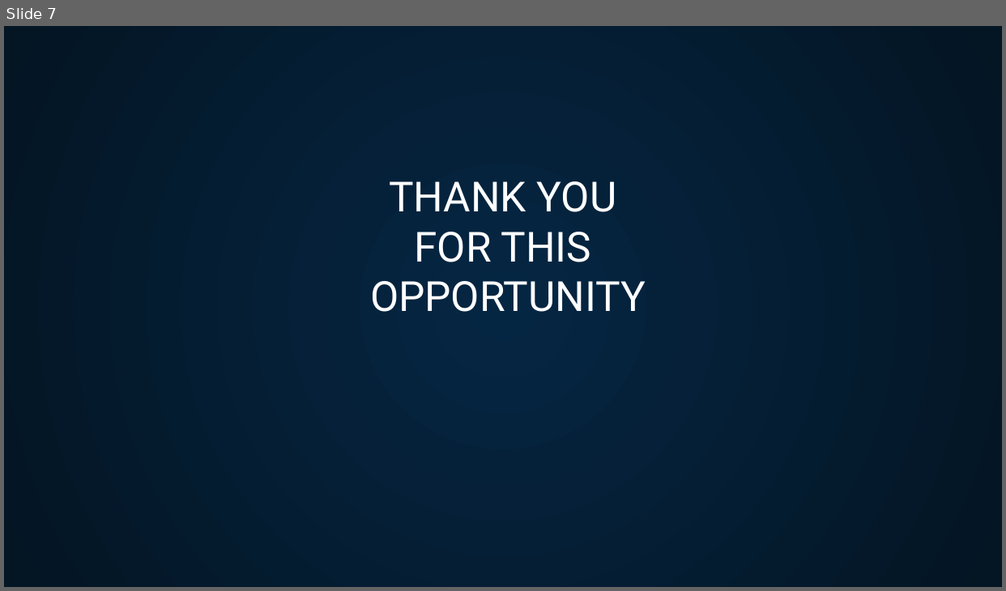
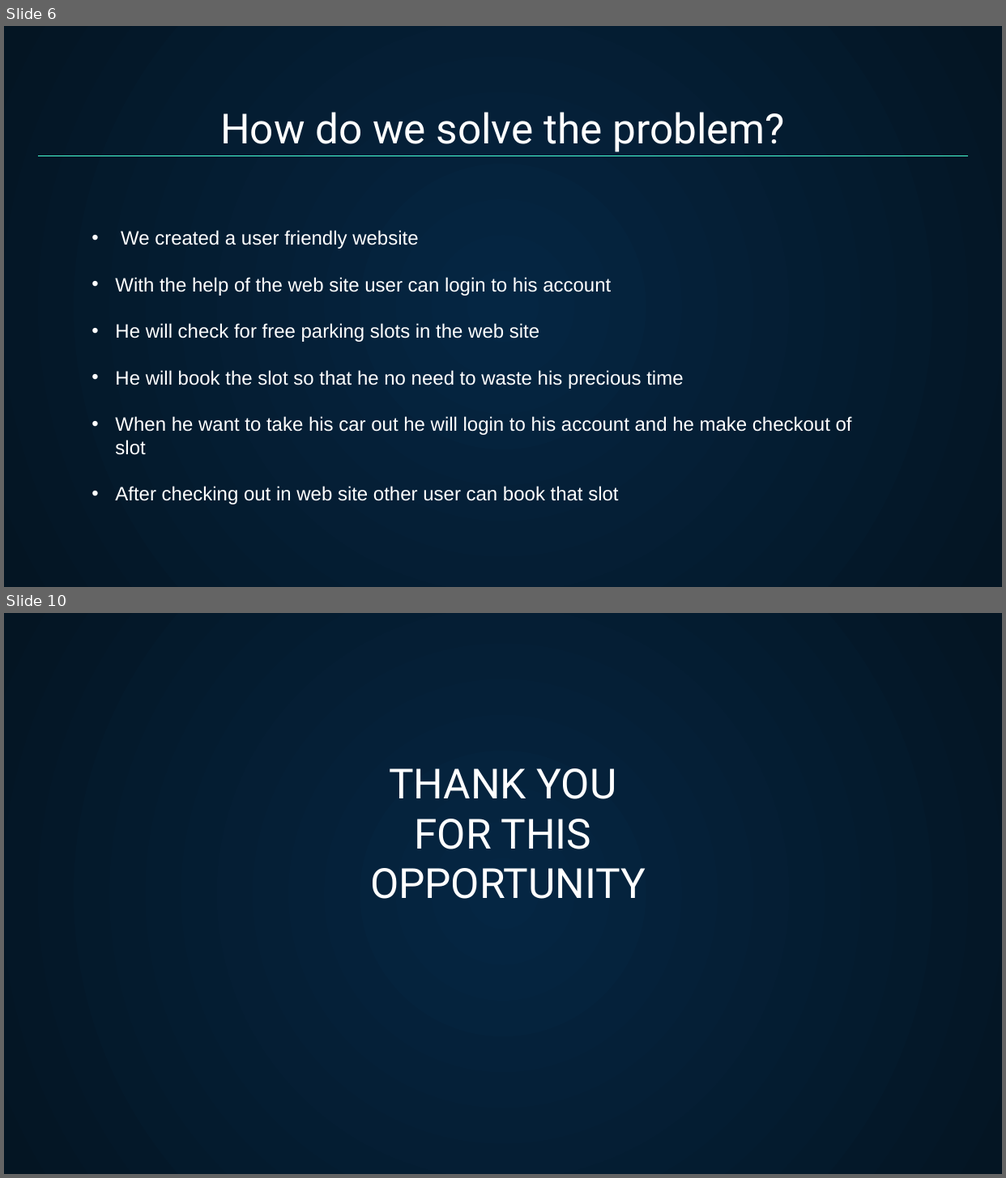
Before and after one commit to harshareddy794/Smart-park, a slide deck: BUGS AND BITS.pptx. Shown one above the other, each under a label of ours: slide 7 before the commit, slides 6 and 10 after it; the slides between them are not shown. The pictures are 1006x591 and 1006x1178 pixels, drawn with LibreOffice and Linux fonts; fonts in the diff are those of the drawing. Boxes give left, top, right and bottom in pixels: in the first picture for what was removed or moved away, otherwise in the second. Text is boxed around its words. In the diff, an @@ line names an element or a change of style, - is before the commit and + after.

```diff
--- a/BUGS AND BITS.pptx
+++ b/BUGS AND BITS.pptx
@@ slide 6 added at box(4, 26, 1002, 587), background gradient #052643 to #041523 @@
@@ title added at box(220, 112, 785, 152), 30 pt, text #FFFFFF @@
+How do we solve the problem?
@@ line added from (38, 156) to (968, 156), #48FFD5 0.75 pt @@
@@ text added at box(115, 230, 852, 505), 14 pt, text #FFFFFF @@
+• We created a user friendly website
+• With the help of the web site user can login to his account
+• He will check for free parking slots in the web site
+• He will book the slot so that he no need to waste his precious time
+• When he want to take his car out he will login to his account and he make checkout of slot
+• After checking out in web site other user can book that slot
@@ what was slide 7 is now slide 10 @@
```
Also in this commit, not shown: 3 slides changed, 2 other slides added.
